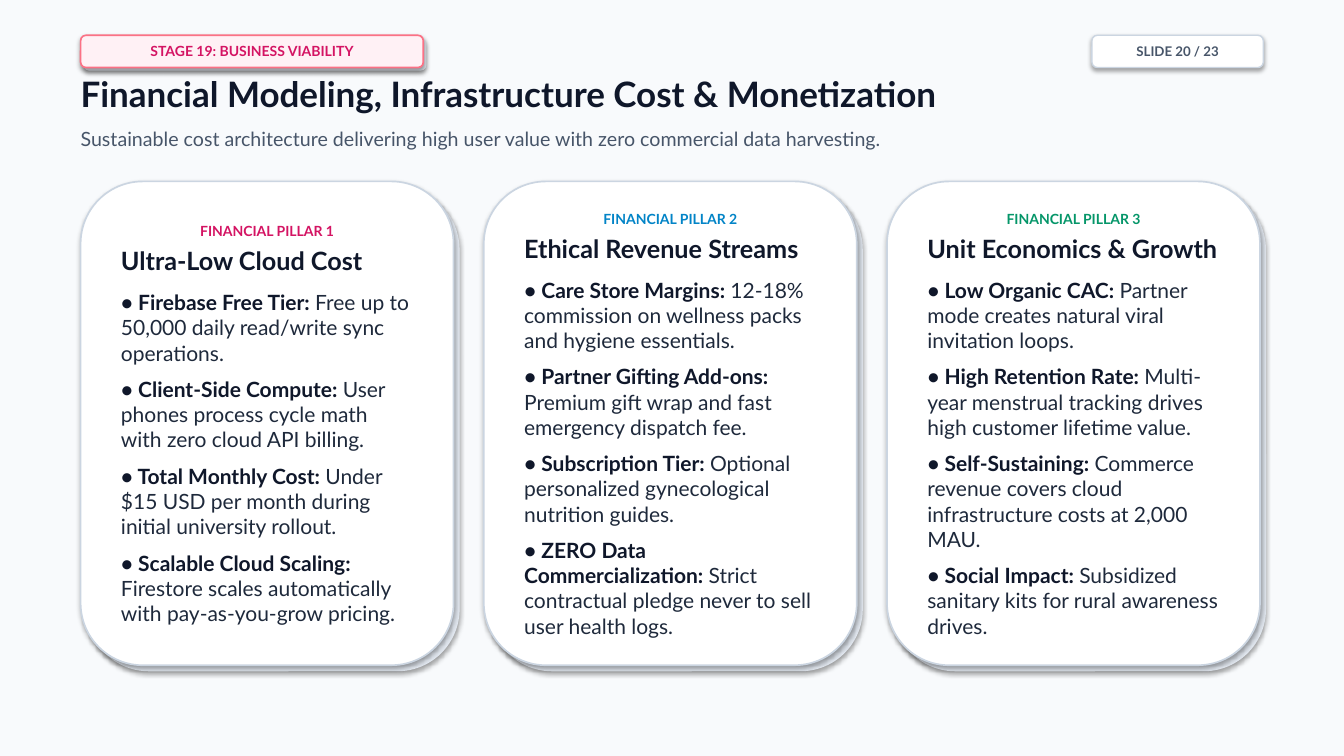
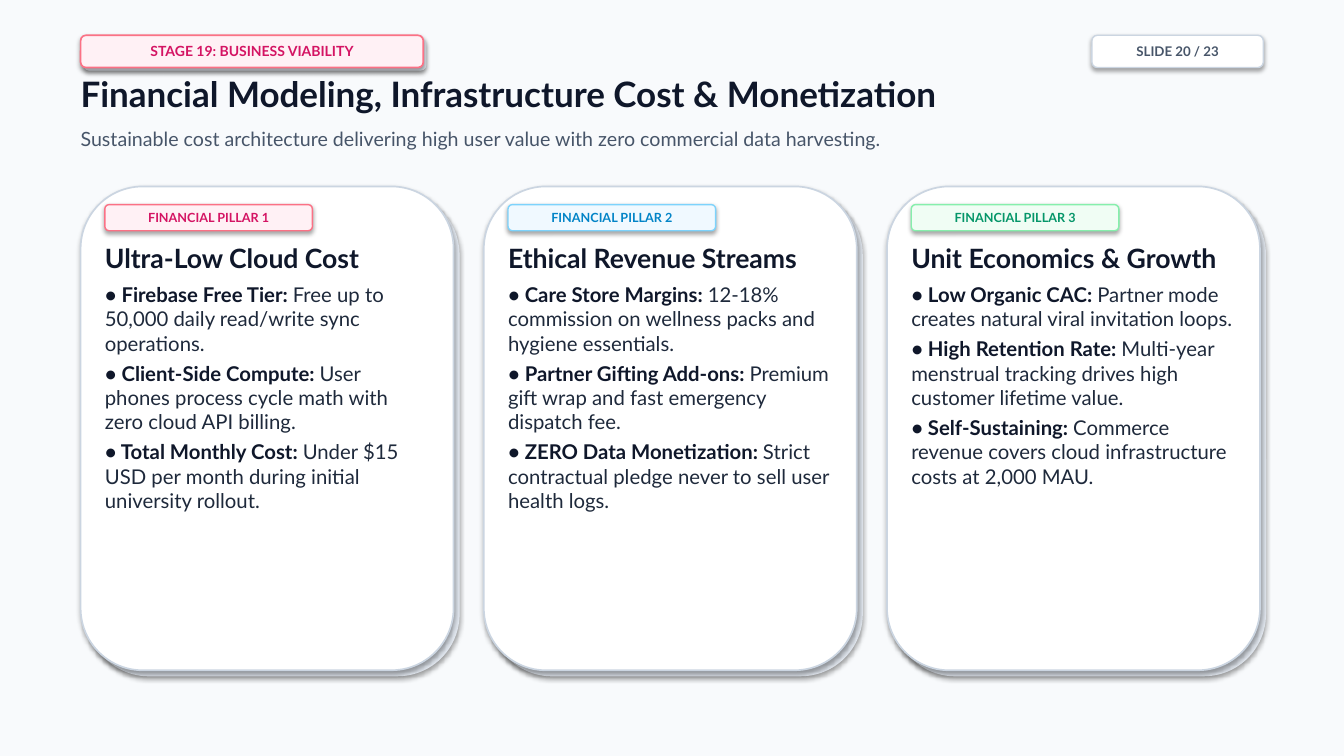
Before and after one commit to cyclecarehelpcenter-sudo/CycleCare, a slide deck: slide 20 of CycleCare_Project_Presentation.pptx. Drawn at 1344x756 pixels with LibreOffice and Linux fonts; fonts in the diff are those of the drawing. Boxes give left, top, right and bottom in pixels: in the first picture for what was removed or moved away, otherwise in the second. Text is boxed around its words. In the diff, an @@ line names an element or a change of style, - is before the commit and + after.

```diff
--- a/CycleCare_Project_Presentation.pptx
+++ b/CycleCare_Project_Presentation.pptx
@@ rounded rectangle: place and size @@
-rounded rectangle at (81, 181, 454, 665)
+rounded rectangle at (81, 187, 454, 670)
@@ rounded rectangle: place and size @@
-rounded rectangle at (87, 188, 460, 671)
+rounded rectangle at (87, 193, 460, 677)
@@ rounded rectangle added at (105, 205, 313, 231), fill #FFF1F5, outline #FB7185 1 pt, 9 pt, text #D41463, bold @@
+FINANCIAL PILLAR 1
@@ rounded rectangle: place and size @@
-rounded rectangle at (490, 188, 863, 671)
+rounded rectangle at (484, 187, 857, 670)
@@ rounded rectangle at (484, 187, 857, 670): fill #E2E8F0 to #FFFFFF; outline none to #CBD5E1 1.2 pt @@
@@ rounded rectangle: place and size @@
-rounded rectangle at (893, 188, 1266, 671)
+rounded rectangle at (490, 193, 863, 677)
@@ rounded rectangle added at (508, 205, 716, 231), fill #F0F9FF, outline #7DD3FC 1 pt, 9 pt, text #0284C7, bold @@
+FINANCIAL PILLAR 2
@@ rounded rectangle added at (887, 187, 1260, 670), fill #FFFFFF, outline #CBD5E1 1.2 pt @@
@@ rounded rectangle added at (893, 193, 1266, 677), fill #E2E8F0 @@
@@ rounded rectangle added at (911, 205, 1119, 231), fill #F0FDF4, outline #86EFAC 1 pt, 9 pt, text #059669, bold @@
+FINANCIAL PILLAR 3
@@ text in rounded rectangle at (121, 225, 409, 625): text removed @@
-FINANCIAL PILLAR 1
-Ultra-Low Cloud Cost
-• Firebase Free Tier: Free up to 50,000 daily read/write sync operations.
-• Client-Side Compute: User phones process cycle math with zero cloud API billing.
-• Total Monthly Cost: Under $15 USD per month during initial university rollout.
-• Scalable Cloud Scaling: Firestore scales automatically with pay-as-you-grow pricing.
@@ text at (603, 213, 737, 224): paragraph removed @@
-FINANCIAL PILLAR 2
@@ text at (1007, 213, 1140, 224): paragraph removed @@
-FINANCIAL PILLAR 3
@@ text added at (105, 248, 398, 512), 14.5 pt, text #1E293B @@
+Ultra-Low Cloud Cost
+• Firebase Free Tier: Free up to 50,000 daily read/write sync operations.
+• Client-Side Compute: User phones process cycle math with zero cloud API billing.
+• Total Monthly Cost: Under $15 USD per month during initial university rollout.
@@ text at (508, 248, 829, 433): size 18 to 19 pt in "Ethical Revenue Streams"; size 15 to 14.5 pt in "• Care Store Margins: 12-18% commission on ...", "• Partner Gifting Add-ons: Premium gift wrap ..."; less space between paragraphs @@
@@ text "Ethical Revenue Streams": place and size @@
-text "Ethical Revenue Streams" at (484, 181, 857, 665)
+text "Ethical Revenue Streams" at (508, 248, 829, 512)
@@ text "Ethical Revenue Streams" at (508, 248, 829, 512): vertical alignment middle to top; fill #FFFFFF to none; outline #CBD5E1 1.2 pt to none; shadow off @@
@@ text "Unit Economics & Growth": place and size @@
-text "Unit Economics & Growth" at (887, 181, 1260, 665)
+text "Unit Economics & Growth" at (911, 248, 1232, 487)
@@ text "Unit Economics & Growth" at (911, 248, 1232, 487): size 18 to 19 pt in "Unit Economics & Growth"; size 15 to 14.5 pt; less space between paragraphs; vertical alignment middle to top; fill #FFFFFF to none; outline #CBD5E1 1.2 pt to none; shadow off @@
@@ text at (508, 444, 829, 512): text changed; size 15 to 14.5 pt @@
-• Subscription Tier: Optional personalized gynecological nutrition guides.
-• ZERO Data Commercialization: Strict contractual pledge never to sell user health logs.
+• ZERO Data Monetization: Strict contractual pledge never to sell user health logs.
@@ text at (927, 567, 1218, 634): paragraph removed @@
-• Social Impact: Subsidized sanitary kits for rural awareness drives.
```
Also in this commit, not shown: 22 other slides changed, 32 other files.
